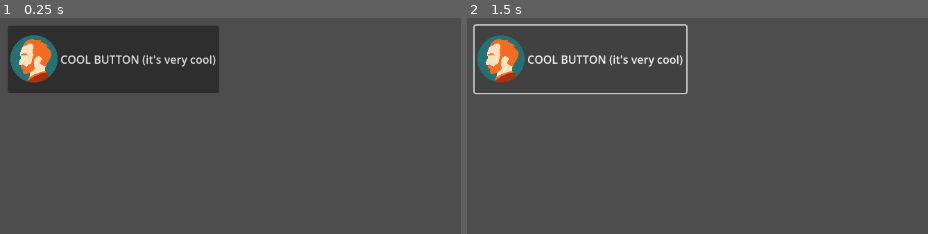
Above: before the commit, frames 1-2 (left to right).
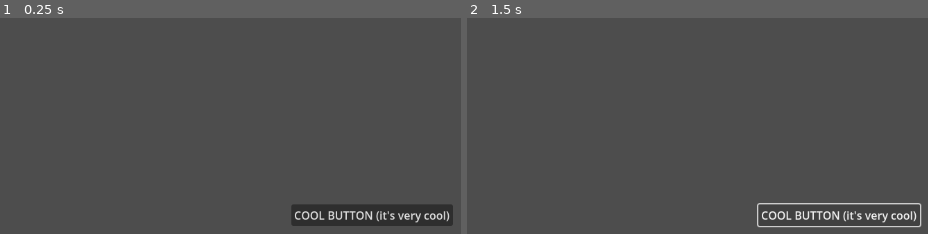
Above: after the commit, the same moments.

Repository: JackDotJS/vincent
Game: Godot game, scene res://scenes/main.tscn
Two runs of this game, one before a commit and one after it. Both use one fixed random seed, a clock stepped at 60 frames per second and the inputs below.
Inputs:
- Up to frame 1 (0.25 s): no input
- Up to frame 2 (1.5 s): click "COOL BUTTON (it's very cool)" at 0.5 s; click "COOL BUTTON (it's very cool)" at 1.25 s

The runs differ from the first frame. In frame 1, 17% of the frame differs, in the area x 1-99%, y 3-97%; in frame 2, 4.5%.

Commit message:
misc app window config
Signed-off-by: JackDotJS <jackdotjs@proton.me>

Diff:
--- a/project.godot
+++ b/project.godot
@@ -21,6 +21,11 @@
 
 driver/driver="Dummy"
 
+[display]
+
+window/energy_saving/keep_screen_on=false
+window/vsync/vsync_mode=0
+
 [rendering]
 
 renderer/rendering_method="gl_compatibility"
--- /dev/null
+++ b/scenes/main.gd
@@ -0,0 +1,4 @@
+extends Control;
+
+func _ready():
+	DisplayServer.window_set_min_size(Vector2i(900, 400));
--- a/scenes/main.tscn
+++ b/scenes/main.tscn
@@ -1,5 +1,6 @@
-[gd_scene load_steps=2 format=3 uid="uid://qubiww5n0s3j"]
+[gd_scene load_steps=3 format=3 uid="uid://qubiww5n0s3j"]
 
+[ext_resource type="Script" uid="uid://hevuvnvmymg5" path="res://scenes/main.gd" id="1_0wfyh"]
 [ext_resource type="Texture2D" uid="uid://bdq1iw62lrfk8" path="res://resources/icon.png" id="1_o5qli"]
 
 [node name="Control" type="Control"]
@@ -9,15 +10,24 @@
 anchor_bottom = 1.0
 grow_horizontal = 2
 grow_vertical = 2
+script = ExtResource("1_0wfyh")
 
-[node name="MarginContainer" type="MarginContainer" parent="."]
+[node name="CenterContainer" type="CenterContainer" parent="."]
 layout_mode = 1
-offset_right = 355.0
-offset_bottom = 147.0
+anchors_preset = 15
+anchor_right = 1.0
+anchor_bottom = 1.0
+grow_horizontal = 2
+grow_vertical = 2
+
+[node name="MarginContainer" type="MarginContainer" parent="CenterContainer"]
+layout_mode = 2
 theme_override_constants/margin_left = 50
 theme_override_constants/margin_top = 50
+theme_override_constants/margin_right = 50
+theme_override_constants/margin_bottom = 50
 
-[node name="Button" type="Button" parent="MarginContainer"]
+[node name="Button" type="Button" parent="CenterContainer/MarginContainer"]
 layout_mode = 2
 text = "COOL BUTTON (it's very cool)"
 icon = ExtResource("1_o5qli")
Not shown, added: scenes/main.gd.uid
